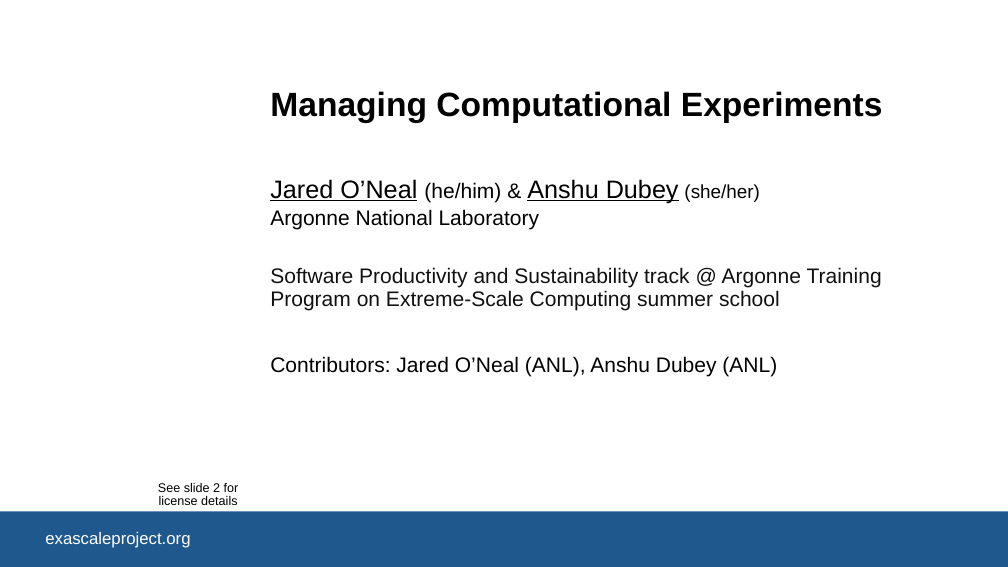
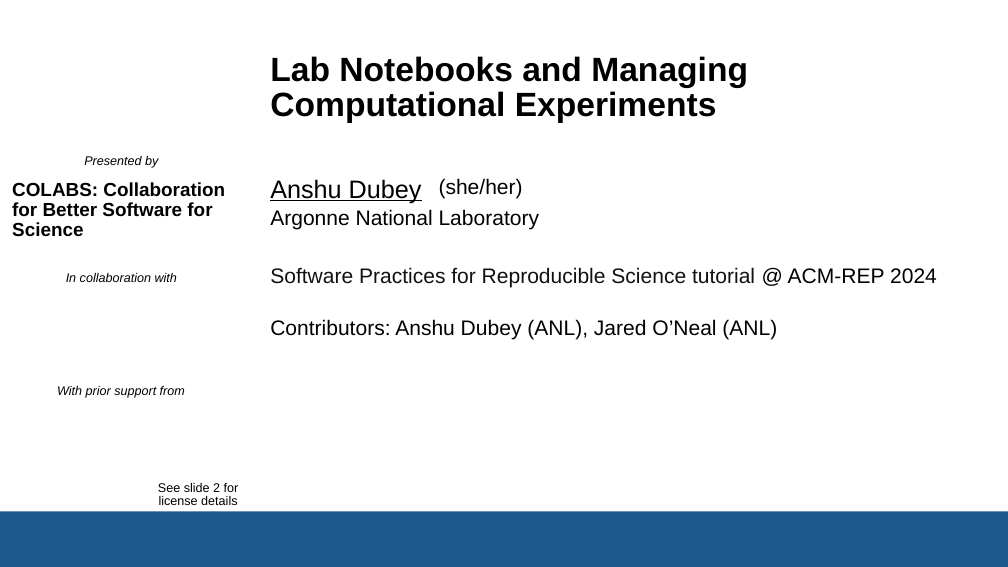
Before and after one commit to bssw-tutorial/presentations, a slide deck: slide 1 of computational-expts-a.pptx. Drawn at 1008x567 pixels with LibreOffice and Linux fonts; fonts in the diff are those of the drawing; background and template pictures are left out. Boxes give left, top, right and bottom in pixels: in the first picture for what was removed or moved away, otherwise in the second. Text is boxed around its words. In the diff, an @@ line names an element or a change of style, - is before the commit and + after.

```diff
--- a/computational-expts-a.pptx
+++ b/computational-expts-a.pptx
@@ title at <box>270,56,748,123</box>: text changed @@
-Managing Computational Experiments
+Lab Notebooks and Managing Computational Experiments
@@ text added at <box>84,156,158,168</box>, 12 pt, text #000000, italic @@
+Presented by
@@ text at <box>270,179,422,203</box>: text changed @@
-Jared O’Neal (he/him) & Anshu Dubey (she/her)
+Anshu Dubey
@@ text added at <box>439,178,523,198</box>, 20 pt, text #000000 @@
+(she/her)
@@ text added at <box>12,182,225,237</box>, 18 pt, text #000000, bold @@
+COLABS: Collaboration for Better Software for Science
@@ text at <box>270,267,937,287</box>: text changed @@
-Software Productivity and Sustainability track @ Argonne Training Program on Extreme-Scale Computing summer school
+Software Practices for Reproducible Science tutorial @ ACM-REP 2024
@@ text added at <box>66,273,177,282</box>, 12 pt, text #000000, italic @@
+In collaboration with
@@ text at <box>270,319,777,339</box>: text changed @@
-Contributors: Jared O’Neal (ANL), Anshu Dubey (ANL)
+Contributors: Anshu Dubey (ANL), Jared O’Neal (ANL)
@@ text added at <box>57,386,185,398</box>, 12 pt, text #000000, italic @@
+With prior support from
@@ text in rectangle at <box>45,532,190,548</box>: text removed @@
-exascaleproject.org
```
Also in this commit, not shown: 1 other slide changed, 25 slides added, 3 slides removed, 3 other files.
